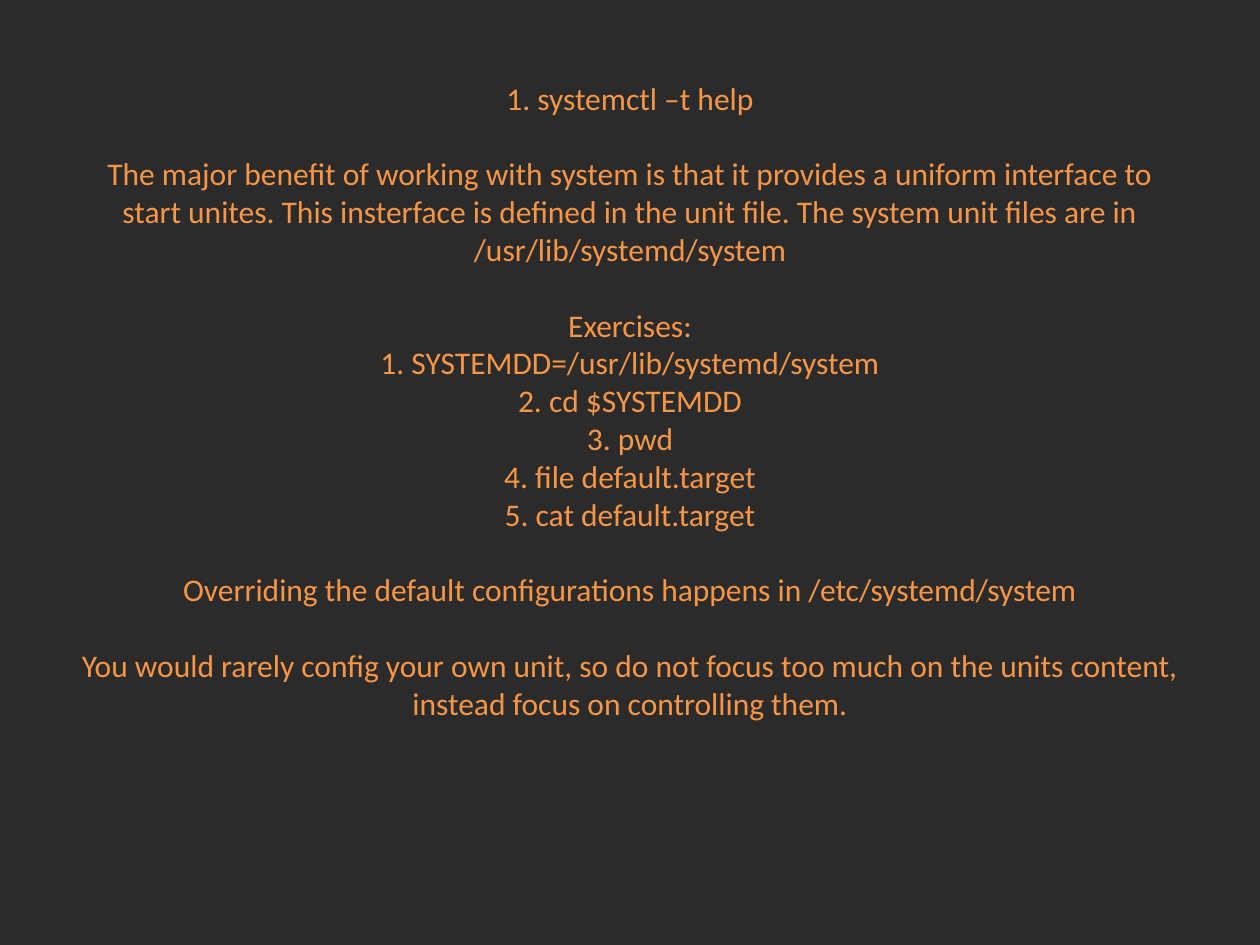
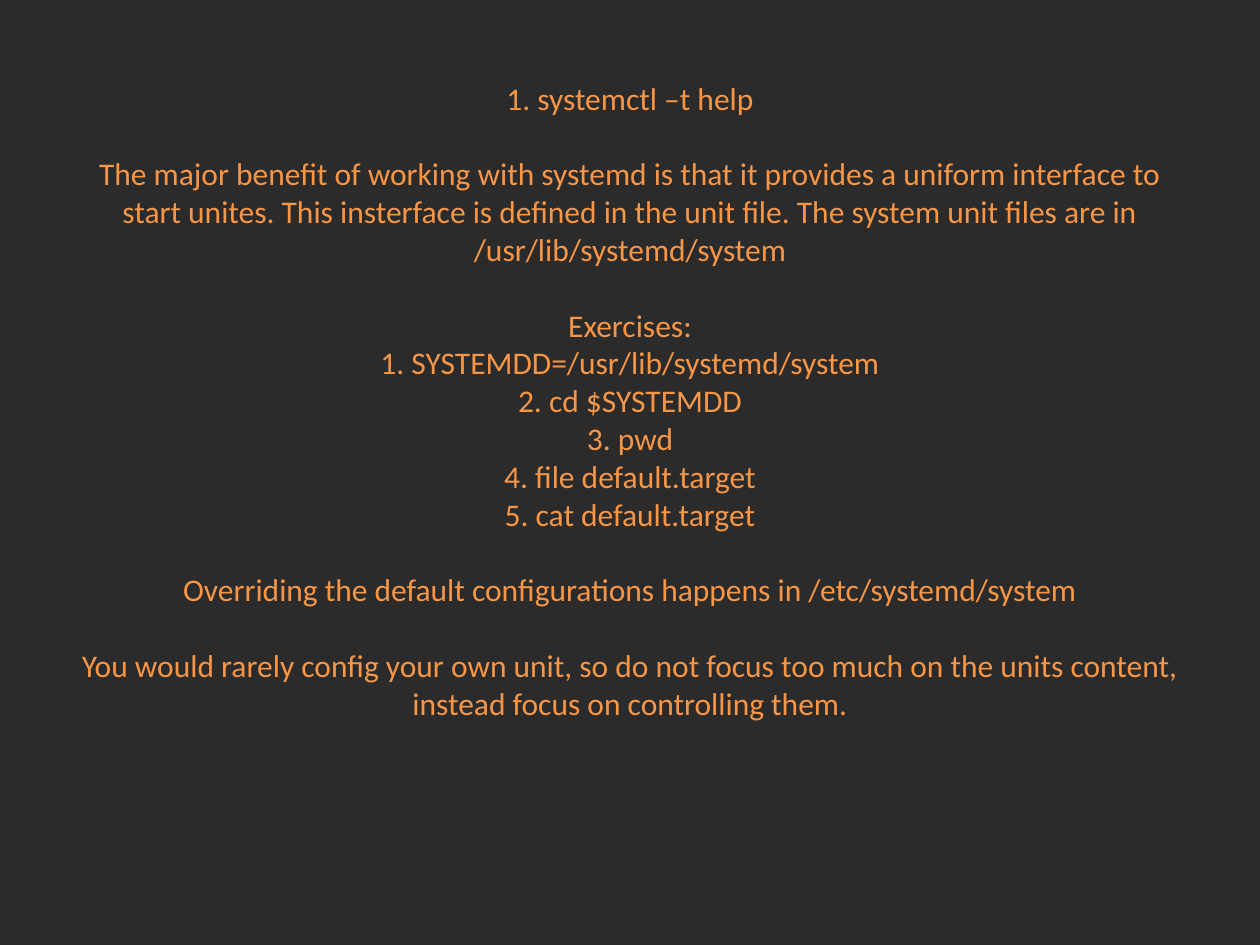
Before and after one commit to Academy-Soft-Intellect/Linux-Course, a slide deck: slide 3 of 10.SystemDAndTheBootProcedure/10-SystemDAndTheBootProcedure.pptx. Drawn at 1260x945 pixels with LibreOffice and Linux fonts; fonts in the diff are those of the drawing; background and template pictures are left out; a plain dark background stands for a picture behind light text. Boxes give left, top, right and bottom in pixels: in the first picture for what was removed or moved away, otherwise in the second. Text is boxed around its words. In the diff, an @@ line names an element or a change of style, - is before the commit and + after.

Commit message:
Systemd

```diff
--- a/10.SystemDAndTheBootProcedure/10-SystemDAndTheBootProcedure.pptx
+++ b/10.SystemDAndTheBootProcedure/10-SystemDAndTheBootProcedure.pptx
@@ title at (82, 88, 1177, 721): text changed @@
-Exercises:
-1. systemctl –t help
-The major benefit of working with system is that it provides a uniform interface to start unites. This insterface is defined in the unit file. The system unit files are in /usr/lib/systemd/system
-Exercises:
-1. SYSTEMDD=/usr/lib/systemd/system
-2. cd $SYSTEMDD
-3. pwd
-4. file default.target
-5. cat default.target
-Overriding the default configurations happens in /etc/systemd/system
-You would rarely config your own unit, so do not focus too much on the units content, instead focus on controlling them.
+Exercises:
+1. systemctl –t help
+The major benefit of working with systemd is that it provides a uniform interface to start unites. This insterface is defined in the unit file. The system unit files are in /usr/lib/systemd/system
+Exercises:
+1. SYSTEMDD=/usr/lib/systemd/system
+2. cd $SYSTEMDD
+3. pwd
+4. file default.target
+5. cat default.target
+Overriding the default configurations happens in /etc/systemd/system
+You would rarely config your own unit, so do not focus too much on the units content, instead focus on controlling them.
```
Also in this commit, not shown: 7 slides added, 2 other files.
